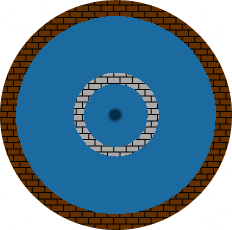
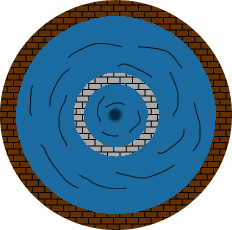
Layers edited between the first and the second 232px x 230px image:
added group "flow5" with 6 layers above "standard" over [29, 43, 201, 189]
added layer "Layer 8 copy 5" in group "flow5" over [29, 43, 201, 189]
added layer "Layer 7 copy 5" in group "flow5" over [97, 95, 141, 137]
added layer "Layer 6 copy 5" in group "flow5" over [97, 73, 159, 154]
added layer "Layer 3 copy 5" in group "flow5" over [29, 43, 201, 189]
added layer "Shape 12 copy 14" in group "flow5" over [29, 43, 201, 189]
moved "Layer 8" into group "standard" over [29, 43, 201, 189]
moved "Layer 7" into group "standard" over [97, 95, 141, 137]
moved "Layer 6" into group "standard" over [97, 73, 159, 154]
moved "Layer 3" into group "standard" over [29, 43, 201, 189]
moved "Shape 12 copy 4" into group "standard" over [29, 43, 201, 189]
